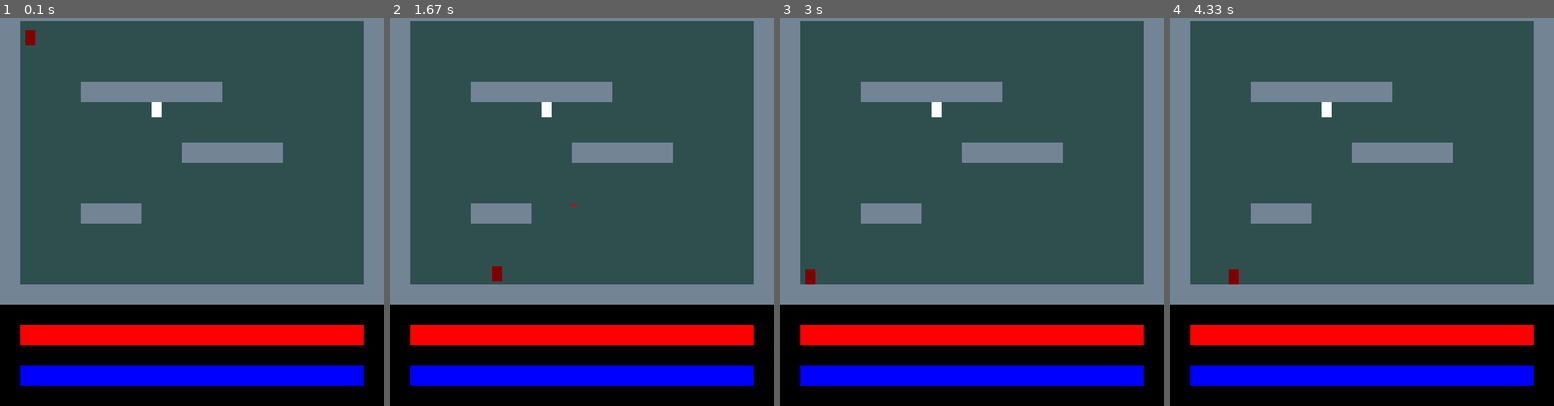
Above: before the commit, frames 1-4 (left to right).
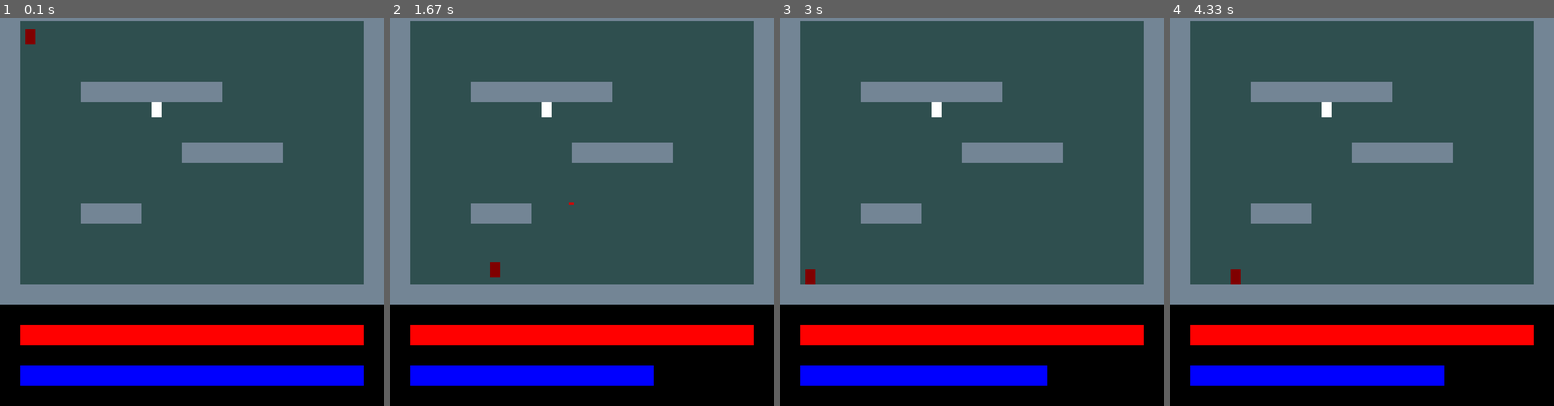
Above: after the commit, the same moments.

Repository: Soft-and-Wet/ProgectPyGame_
Game: pygame game, started from glav.py
Same seed, same stepped clock (60 frames per second), same inputs: the game is played once before the commit and once after it.
Inputs (mouse positions are in pixels of both pictures, inside the frame that each line leads up to):
- Up to frame 1 (0.1 s): no input
- Up to frame 2 (1.67 s): click (582, 204) at 0.38 s; hold Right 0.67-1.13 s; hold Up 1.17-1.47 s; hold Right from 1.5 s (still down)
- Up to frame 3 (3 s): release Right at 1.97 s; hold Left 2-2.53 s; hold Left 2.57-2.97 s
- Up to frame 4 (4.33 s): hold Up 3-3.37 s; hold Right 3.4-4.03 s; hold Left from 4.07 s (still down)

The runs differ from the first frame. In frame 1, less than 0.1% of the frame differs, in the area x 6-10%, y 2-8%; in frame 2, 1.5%, in the area x 26-95%, y 47-95%; in frame 3, 1.3%; in frame 4, 1.3%.

Commit message:
Add files via upload

Diff:
--- /dev/null
+++ b/ballOfHealth.py
@@ -0,0 +1,15 @@
+from pygame.sprite import Sprite
+from pygame import Surface
+import pygame
+
+
+class Blok(Sprite):
+    def __init__(self, x, y):
+        Sprite.__init__(self)
+        self.image = pygame.image.load('images/health')
+        self.rect = self.image.get_rect()
+        self.rect.x = x
+        self.rect.y = y
+
+    def draw(self, screen):
+        screen.blit(self.image, (self.rect.x, self.rect.y))
--- a/character.py
+++ b/character.py
@@ -1,10 +1,12 @@
 from pygame.sprite import Sprite, collide_rect
-from pygame import Surface
+from pygame import Surface, time
 from shot import Shot
 
 SPEED = 4
 GRAVITY = 0.4
 JUMP = 12
+SPEEDOFREGENERATION = 1000
+FORCEOFREGENERATION = 1
 
 class Character(Sprite):
     def __init__(self, x, y):
@@ -19,6 +21,9 @@
         self.onFlour = False
         self.health = 100
         self.force = 100
+        self.clock = time.Clock()
+        self.regeneration = SPEEDOFREGENERATION
+
 
     def draw(self, surface):
         surface.blit(self.image, (self.rect.x, self.rect.y))
@@ -42,6 +47,18 @@
         self.rect.y += self.speed_y
         self.collide(0, self.speed_y, platforms)
 
+        if self.regeneration > 0:
+            self.regeneration -= self.clock.tick()
+        if self.regeneration < 0:
+            self.cooldown = 0
+
+        if self.regeneration <= 0:
+            self.regeneration = SPEEDOFREGENERATION
+            self.health += FORCEOFREGENERATION
+            self.force += FORCEOFREGENERATION
+
+
+
     def collide(self, speed_x, speed_y, platforms):
         for pl in platforms:
             if collide_rect(self, pl):
@@ -58,8 +75,11 @@
                     self.speed_y = 0
 
     def Shot(self, coord2):
-        coord1 = [self.rect.x, self.rect.y]
-        return Shot(coord1, coord2)
+        if self.force >= 30:
+            self.force -= 30
+            coord1 = [self.rect.x, self.rect.y]
+            return Shot(coord1, coord2)
+
 
     def status(self):
         return self.health, self.force
